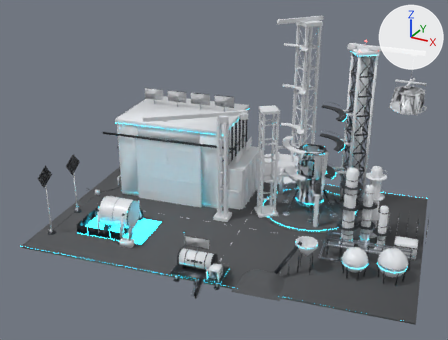
One commit to the glTF model art/3d/buildings/shipyard/shipyard_game.glb: the scene before it, then after it.
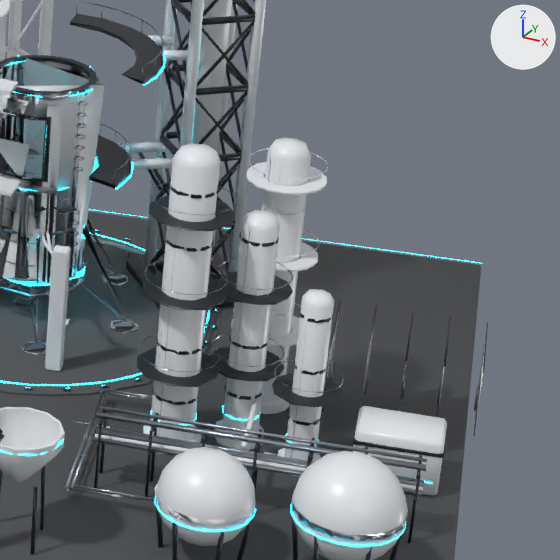
Old and new are each drawn whole from a 50 mm lens placed at (79.0, -148.9, 87.3), pointed at (-0.3, -4.7, 15.1) and again close up on the part from 67% to 100% of the width and 38% to 81% of the height. Arrows for +X, +Y and +Z are at upper right; the lights stay in place. The first two pictures are the older version. Where no turn or scale is listed for an object, it has been applied to the vertices. Vertices at exactly the same position are counted once.
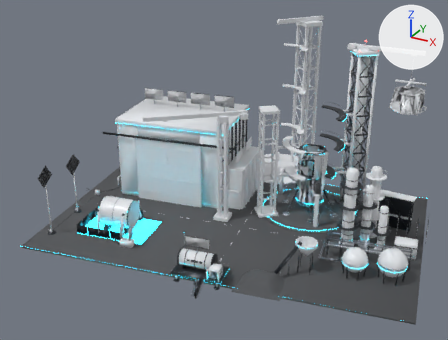
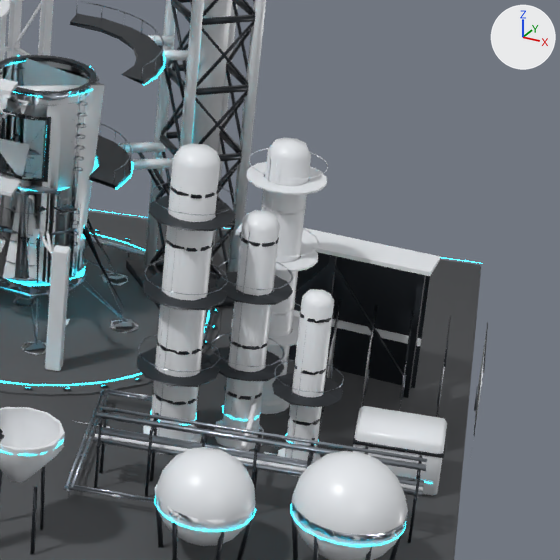
Boxes (x1, y1, x2, y2) around the edits, measured in the close-ups (560 x 560 px):
part 1 of me_mesh_0, added
    after: (235, 224, 440, 276)
part 2 of me_mesh_0, added
    after: (293, 310, 421, 346)
part 3 of me_mesh_0, added
    after: (288, 252, 431, 388)
part 4 of me_mesh_0, added
    after: (325, 255, 337, 296)
part 5 of me_mesh_0, added
    after: (403, 274, 426, 398)
part 6 of me_mesh_0, added
    after: (295, 265, 404, 381)

Edits to the bpy script that builds the scene:
```text
Change me_mesh_0:
    used by ob_mesh_0; location = (-51.98, 48.99, -48.44)
    remove me_mesh_0.from_pydata(...)  # 11463 vertices, 16533 faces; spans x 0.0..113.9, y -95.9..-12.5, z 47.8..99.3
    add me_mesh_0.from_pydata(...)  # 11527 vertices, 16629 faces; spans x 0.0..113.9, y -95.9..-12.5, z 38.1..99.3
    me_mesh_0 part 1: a new loose piece, a box spanning x 88.58..102.98, y -38.59..-35.59, z 58.98..59.29, in mat_sh_white (white #e6e9ed)
    me_mesh_0 part 2: a new loose piece, a box spanning x 88.97..102.57, y -36.45..-36.33, z 52.14..52.74, in mat_sh_white (white #e6e9ed)
    me_mesh_0 part 3: a new loose piece, a box spanning x 88.97..102.57, y -36.34..-36.04, z 38.14..58.94, in mat_sh_graphite (dark grey #2c3137)
    me_mesh_0 part 4: a new loose piece, a box spanning x 95.55..96.0, y -38.01..-37.57, z 48.49..59.04, in mat_sh_graphite (dark grey #2c3137)
    me_mesh_0 part 5: a new loose piece, a box spanning x 102.05..102.5, y -38.01..-37.57, z 48.49..59.04, in mat_sh_graphite (dark grey #2c3137)
    me_mesh_0 part 6
    16 vertices are added at x 89.2..102.4, y -37.9..-37.6, z 49.3..58.0
    24 new faces join them, mat_sh_graphite (dark grey #2c3137)
    other edits to the shape of me_mesh_0 do not show in these pictures
```
